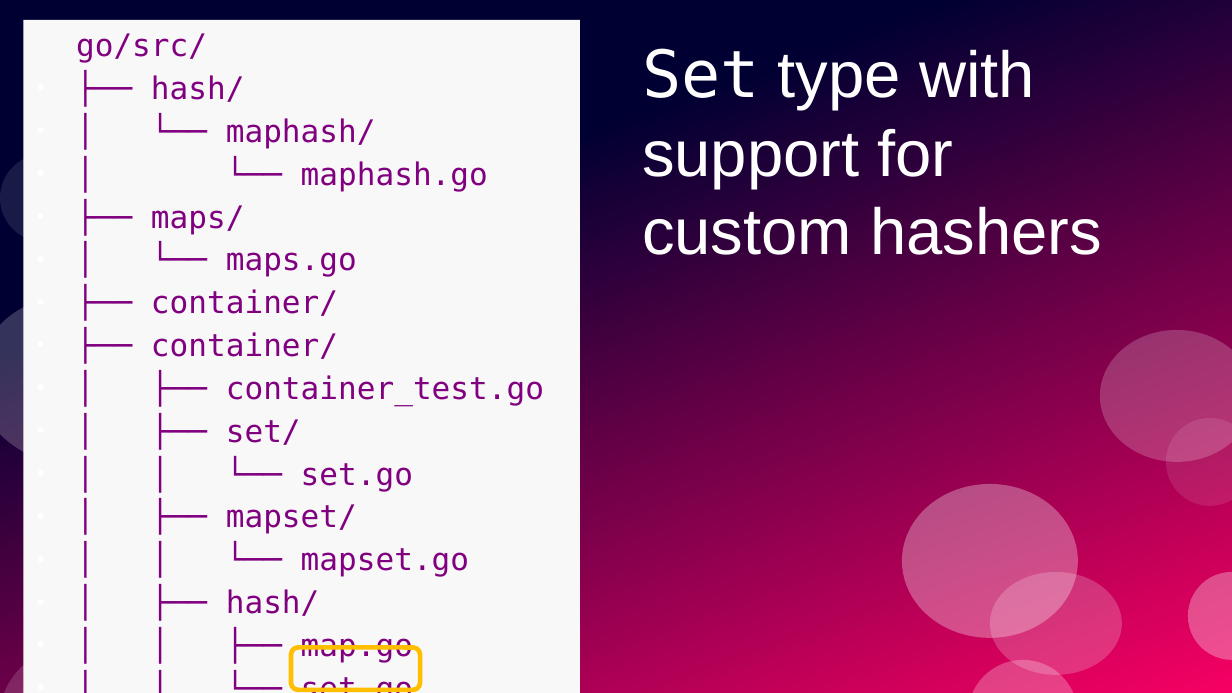
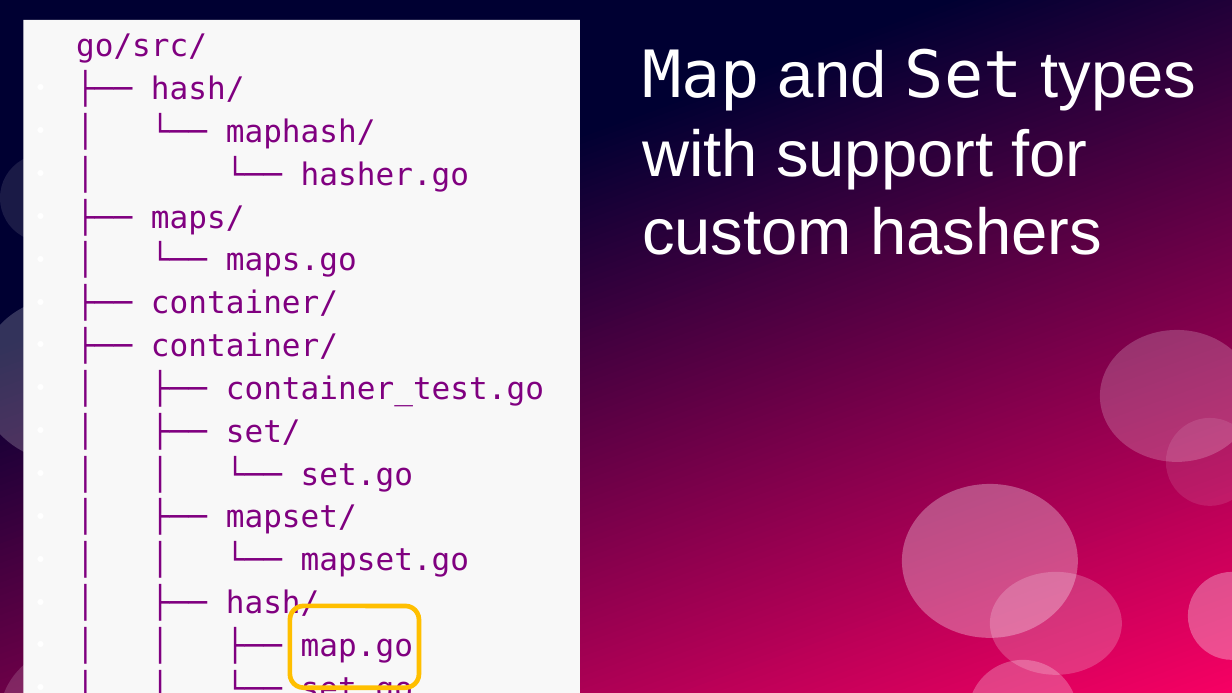
Before and after one commit to ramalho/sets-in-go, a slide deck: slide 73 of sets-in-go.odp (slide 72 before the commit). Drawn at 1232x693 pixels with LibreOffice and Linux fonts; fonts in the diff are those of the drawing. Boxes give left, top, right and bottom in pixels: in the first picture for what was removed or moved away, otherwise in the second. Text is boxed around its words. In the diff, an @@ line names an element or a change of style, - is before the commit and + after.

Commit message:
slides for hasher types

```diff
--- a/sets-in-go.odp
+++ b/sets-in-go.odp
@@ title at <box>642,48,1197,255</box>: text changed @@
-Set type with support for
-custom hashers
+Map and Set types with support for
+custom hashers
@@ text at <box>301,161,469,191</box>: text changed @@
-● │ └── maphash.go
+● │ └── hasher.go
@@ rounded rectangle: place and size @@
-rounded rectangle at <box>291,647,420,690</box>
+rounded rectangle at <box>290,606,419,688</box>
```
Also in this commit, not shown: 7 other slides changed, 4 slides added, 4 other files.
